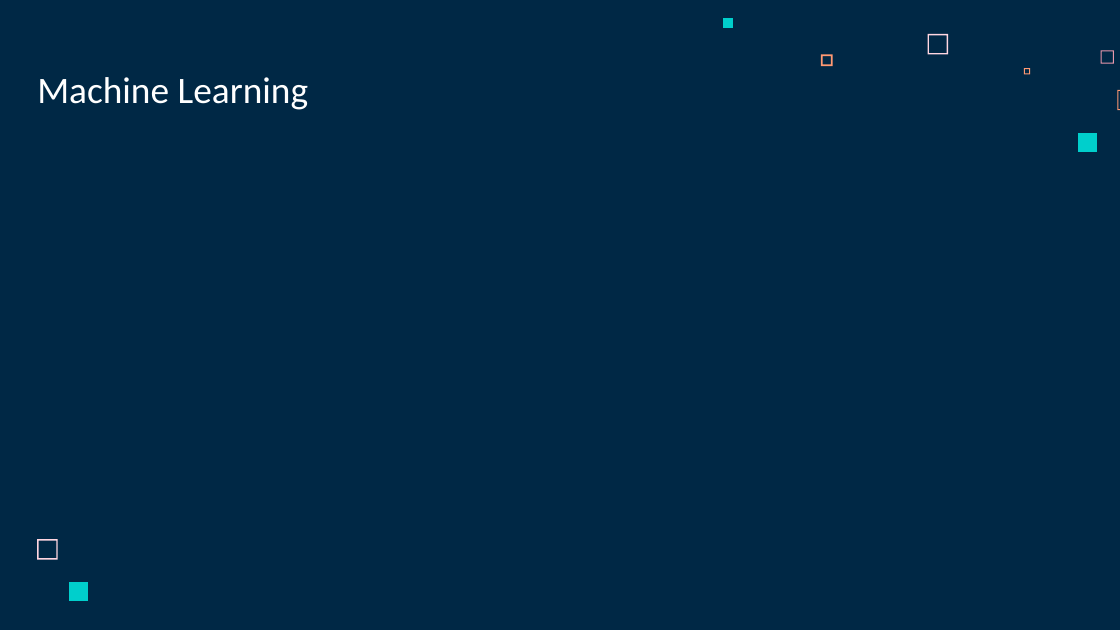
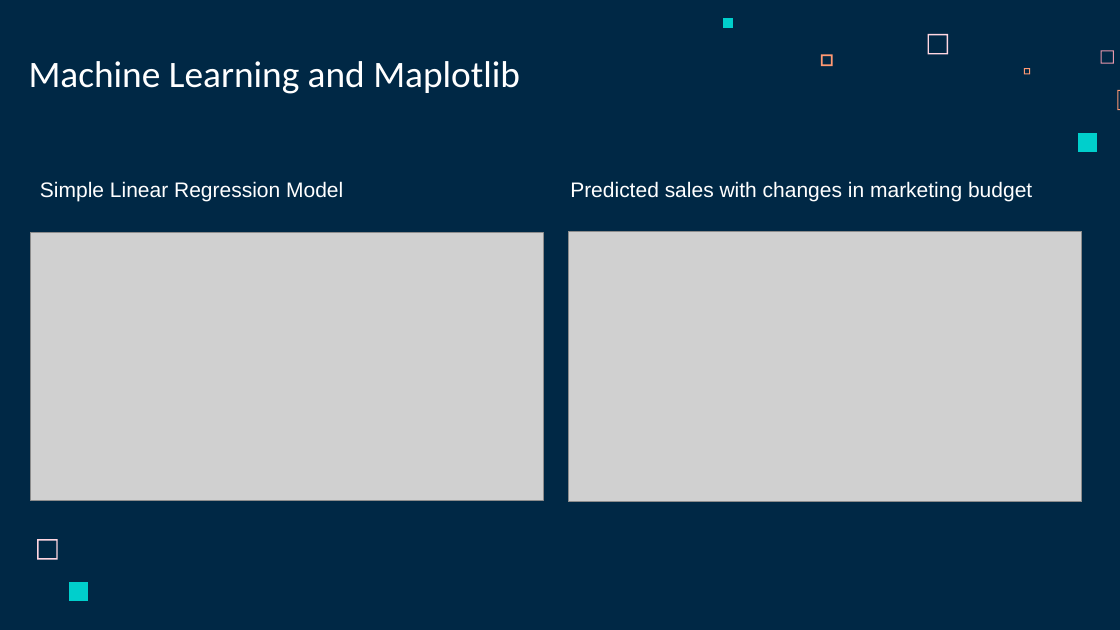
Before and after one commit to RodrigoCR25/EVENFLO-project, a slide deck: slide 11 of Final presentation/DATA CONSULTING.pptx. Drawn at 1120x630 pixels with LibreOffice and Linux fonts; fonts in the diff are those of the drawing; grey boxes stand for pictures. Boxes give left, top, right and bottom in pixels: in the first picture for what was removed or moved away, otherwise in the second. Text is boxed around its words. In the diff, an @@ line names an element or a change of style, - is before the commit and + after.

Commit message:
Machine Learning and Matplotlib

```diff
--- a/Final presentation/DATA CONSULTING.pptx
+++ b/Final presentation/DATA CONSULTING.pptx
@@ text at (x1=29, y1=61, x2=520, y2=94): text changed @@
-Machine Learning
+Machine Learning and Maplotlib
@@ text added at (x1=40, y1=181, x2=343, y2=201), 18 pt, text #FFFFFF @@
+Simple Linear Regression Model
@@ text added at (x1=570, y1=181, x2=1032, y2=201), 18 pt, text #FFFFFF @@
+Predicted sales with changes in marketing budget
@@ picture added at (x1=30, y1=233, x2=544, y2=501) @@
@@ picture added at (x1=569, y1=231, x2=1082, y2=502) @@
```
